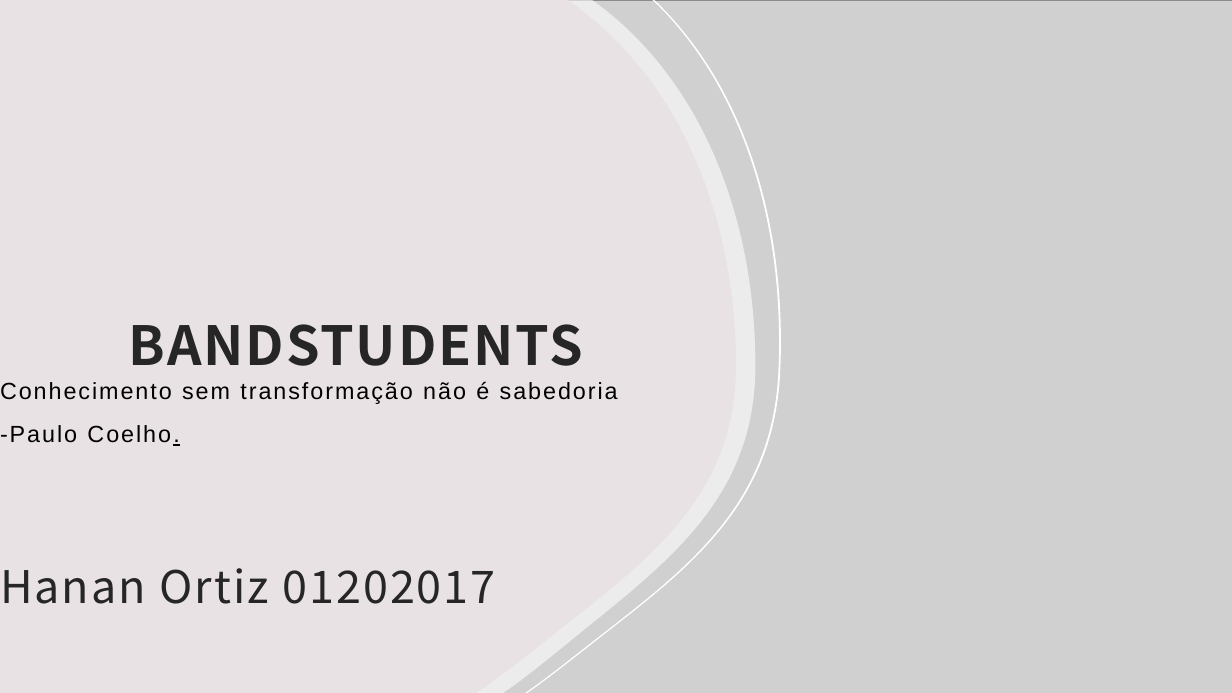
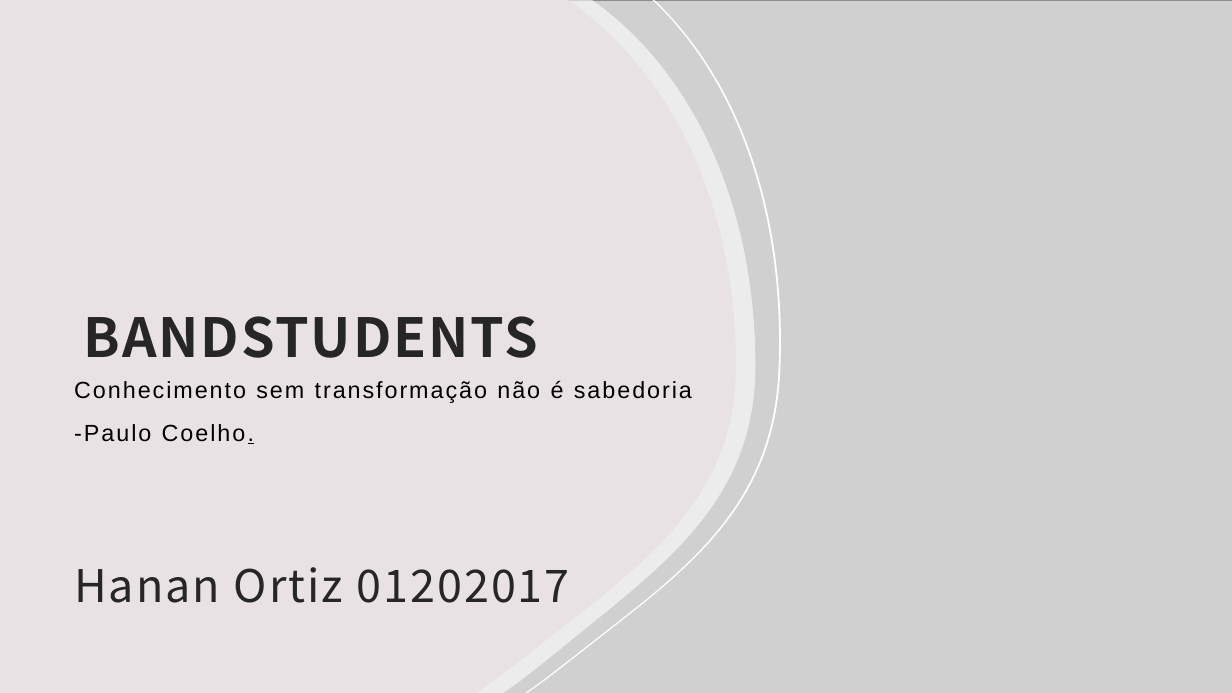
Before and after one commit to HananOrtiz/projeto_individual_2, a slide deck: slide 1 of Apresentacao_projeto_individual.pptx. Drawn at 1232x693 pixels with LibreOffice and Linux fonts; fonts in the diff are those of the drawing; grey boxes stand for pictures. Boxes give left, top, right and bottom in pixels: in the first picture for what was removed or moved away, otherwise in the second. Text is boxed around its words. In the diff, an @@ line names an element or a change of style, - is before the commit and + after.

```diff
--- a/Apresentacao_projeto_individual.pptx
+++ b/Apresentacao_projeto_individual.pptx
@@ title "BANDSTUDENTS": place and size @@
-title "BANDSTUDENTS" at [129, 324, 584, 366]
+title "BANDSTUDENTS" at [83, 316, 538, 358]
@@ subtitle "Conhecimento sem transformação não é ...": place and size @@
-subtitle "Conhecimento sem transformação não é ..." at [0, 381, 618, 604]
+subtitle "Conhecimento sem transformação não é ..." at [74, 380, 692, 603]
```
Also in this commit, not shown: 6 other files.
